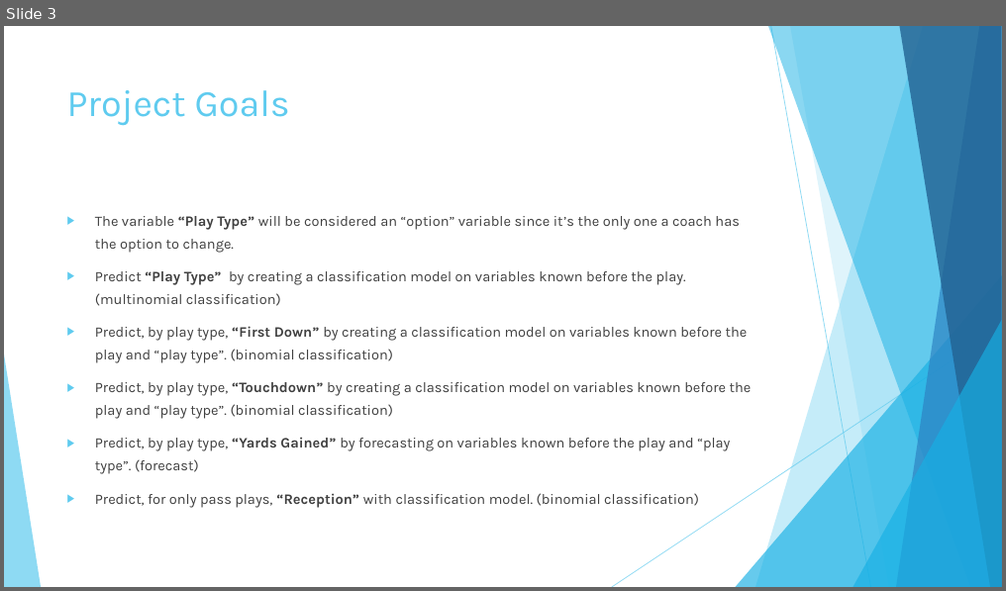
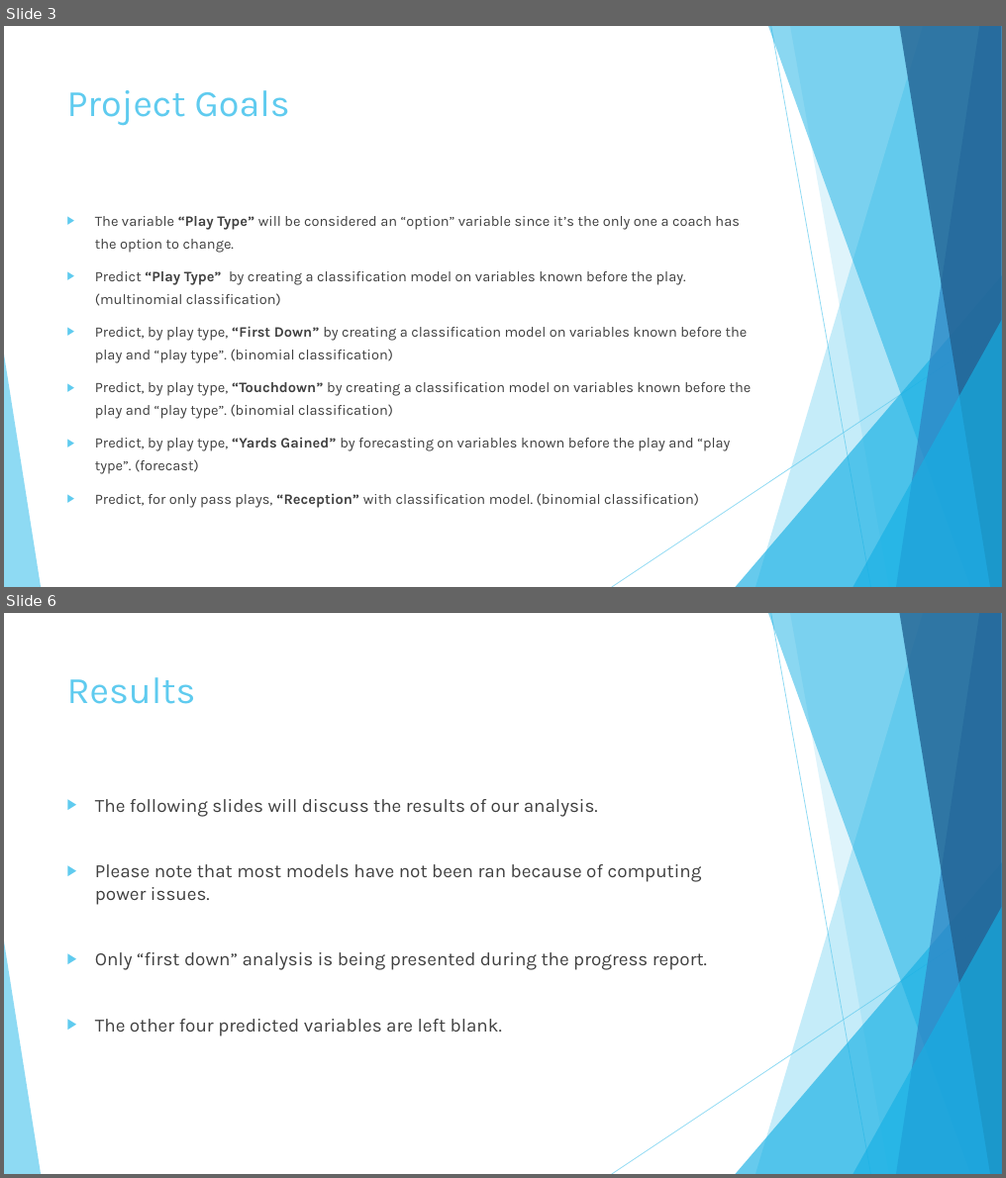
Before and after one commit to bowes-chris/footballplaycaller, a slide deck: Coaching Aid Presentation.pptx. Shown one above the other, each under a label of ours: slide 3 before the commit, slides 3 and 6 after it; the slides between them are not shown. The pictures are 1006x591 and 1006x1178 pixels, drawn with LibreOffice and Linux fonts; fonts in the diff are those of the drawing. Boxes give left, top, right and bottom in pixels: in the first picture for what was removed or moved away, otherwise in the second. Text is boxed around its words. In the diff, an @@ line names an element or a change of style, - is before the commit and + after.

```diff
--- a/Coaching Aid Presentation.pptx
+++ b/Coaching Aid Presentation.pptx
@@ slide 6 added at (4,613,1002,1174), background #FFFFFF; not listed: 10 template elements that a slide beside it also shows @@
@@ title added at (67,677,196,704), 36 pt, text #5FCBEF @@
+Results
@@ text added at (95,799,707,1037), 18 pt, text #404040 @@
+▶ The following slides will discuss the results of our analysis.
+▶ Please note that most models have not been ran because of computing power issues.
+▶ Only “first down” analysis is being presented during the progress report.
+▶ The other four predicted variables are left blank.
```
Also in this commit, not shown: 22 slides changed, 1 other slide added.
